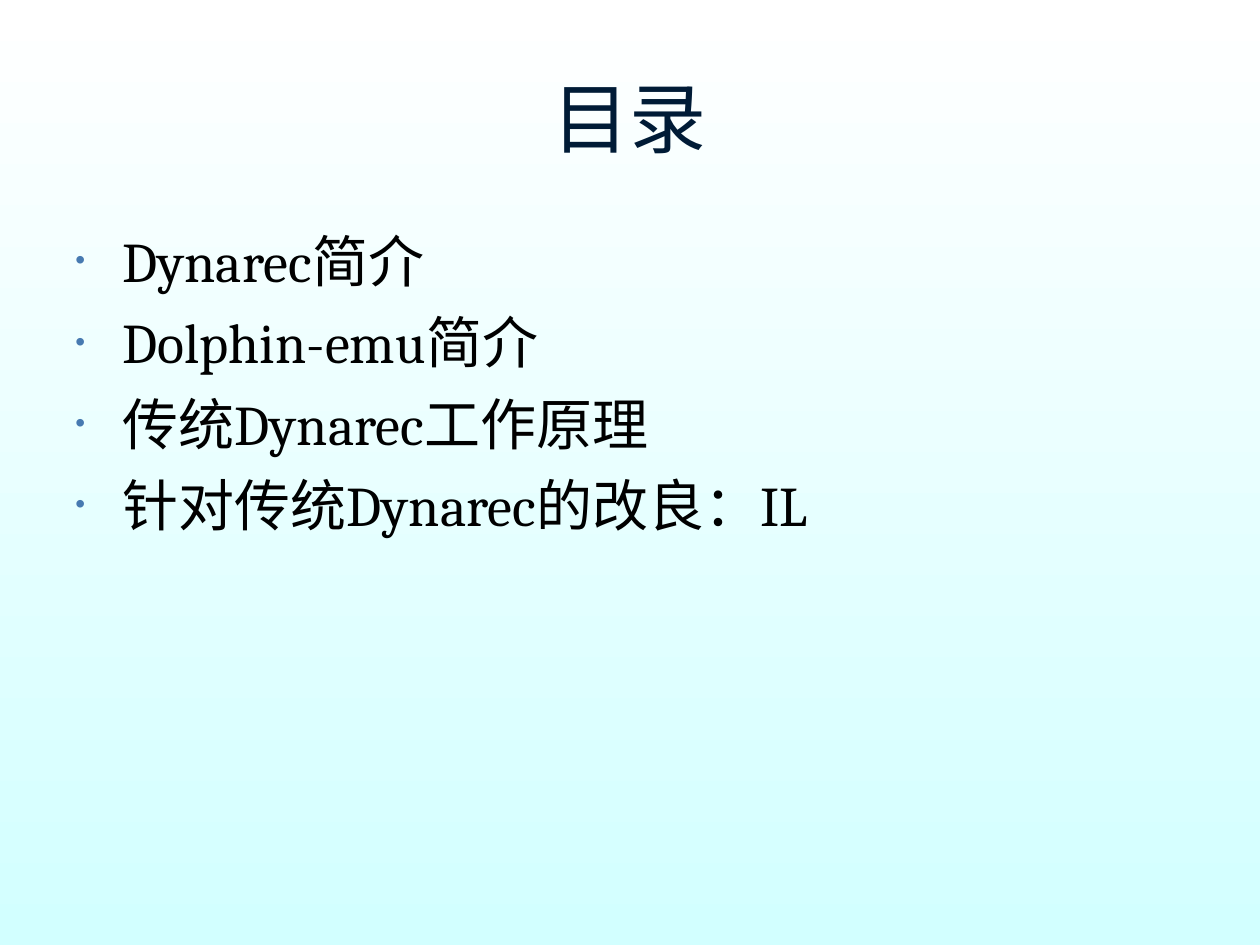
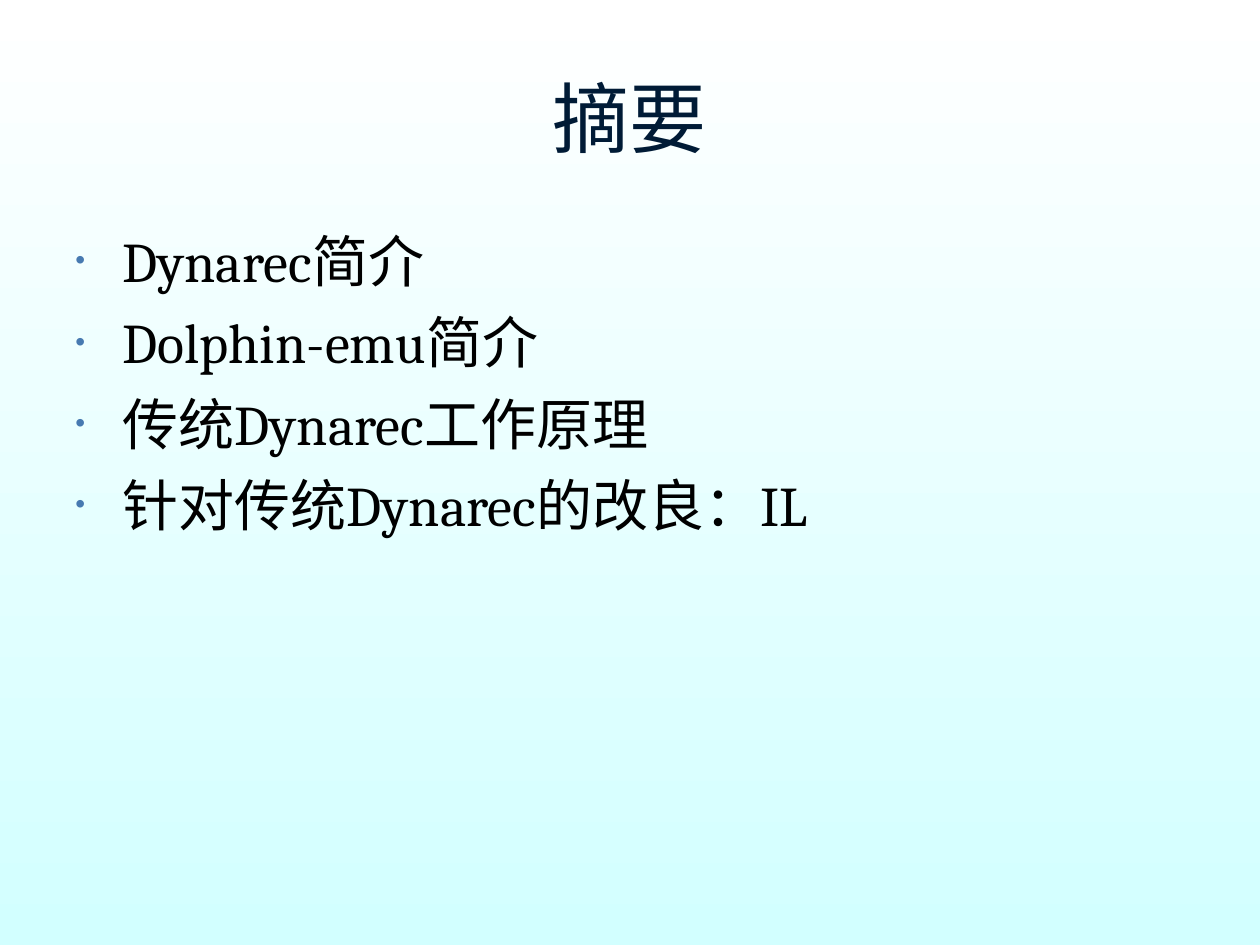
Before and after one commit to hyperiris/openhyper, a slide deck: slide 2 of dynarec_ppt/dynarec.ppt. Drawn at 1260x945 pixels with LibreOffice and Linux fonts; fonts in the diff are those of the drawing; background and template pictures are left out. Boxes give left, top, right and bottom in pixels: in the first picture for what was removed or moved away, otherwise in the second. Text is boxed around its words. In the diff, an @@ line names an element or a change of style, - is before the commit and + after.

```diff
--- a/dynarec_ppt/dynarec.ppt
+++ b/dynarec_ppt/dynarec.ppt
@@ title at [553, 82, 707, 153]: text changed @@
-目录
+摘要
```
Also in this commit, not shown: 9 slides added.
